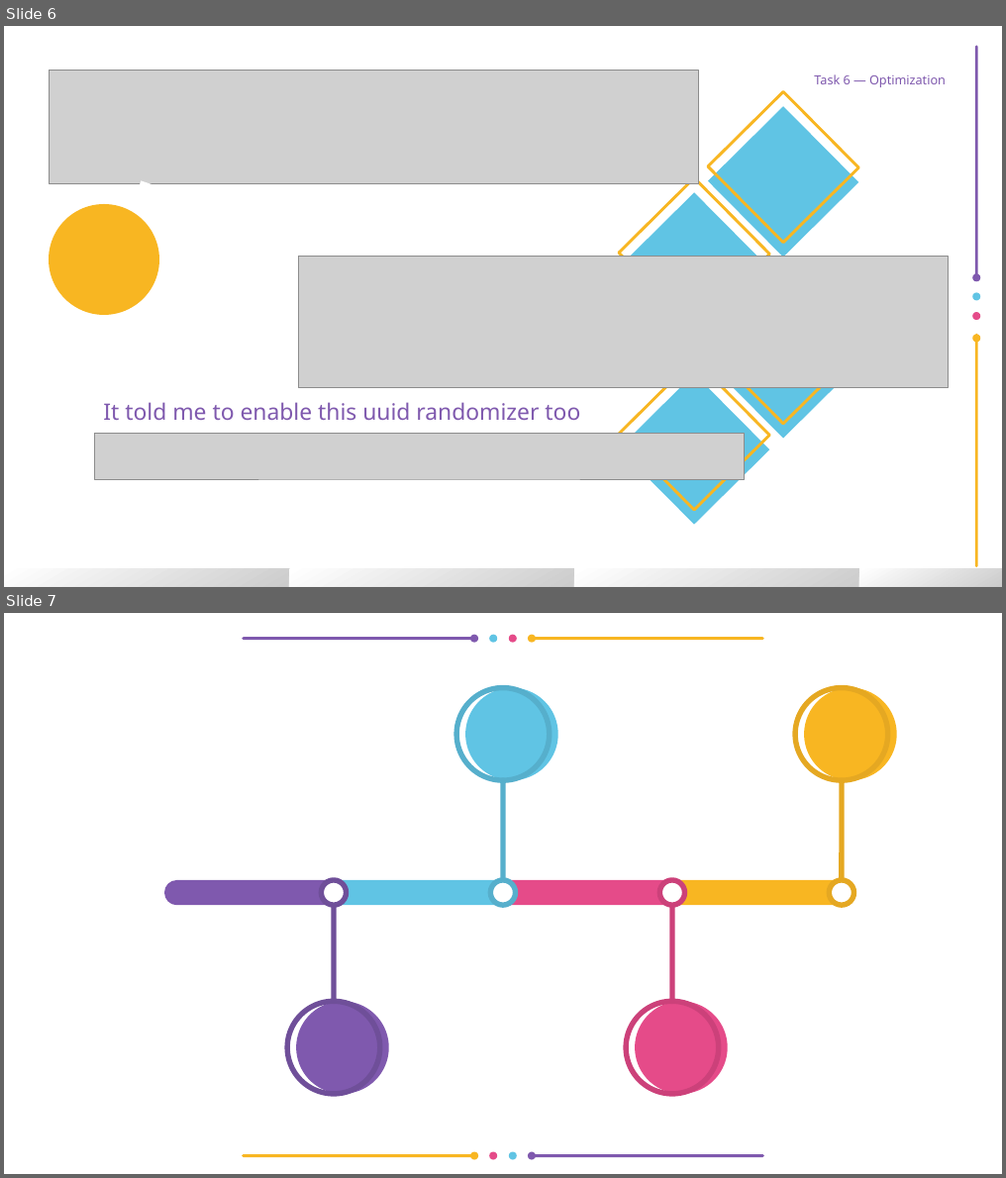
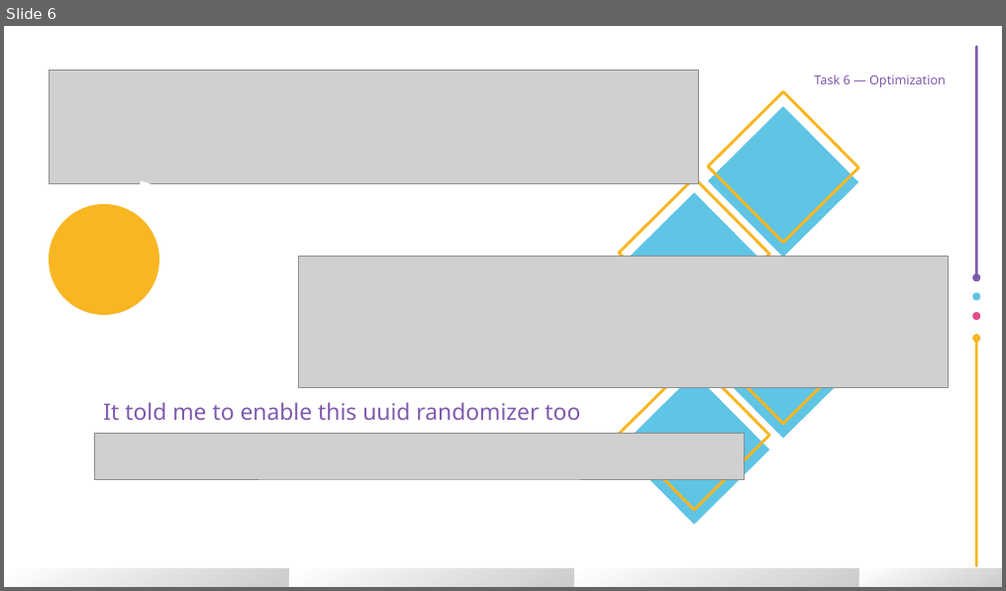
Before and after one commit to user5427/LLM-learning, a slide deck: homework/hm_1/HM1_3.odp. Shown one above the other, each under a label of ours: slides 6 and 7 before the commit, slide 6 after it. The pictures are 1006x1178 and 1006x591 pixels, drawn with LibreOffice and Linux fonts; fonts in the diff are those of the drawing; grey boxes stand for pictures. Boxes give left, top, right and bottom in pixels: in the first picture for what was removed or moved away, otherwise in the second. Text is boxed around its words. In the diff, an @@ line names an element or a change of style, - is before the commit and + after.

```diff
--- a/homework/hm_1/HM1_3.odp
+++ b/homework/hm_1/HM1_3.odp
@@ slide 7 removed at [4, 613, 1002, 1174], background #FFFFFF @@
@@ group removed at [243, 635, 763, 643]: 4 ellipses, 2 lines @@
@@ group removed at [456, 688, 558, 905]: 3 ellipses, 1 line @@
@@ group removed at [795, 688, 897, 905]: 3 ellipses, 1 line @@
@@ group removed at [164, 880, 842, 905]: 4 freeform shapes @@
@@ group removed at [287, 880, 389, 1094]: 3 ellipses, 1 line @@
@@ group removed at [626, 880, 728, 1094]: 3 ellipses, 1 line @@
@@ group removed at [243, 1153, 763, 1160]: 4 ellipses, 2 lines @@
```
Also in this commit, not shown: 6 other slides removed, 4 other files.
